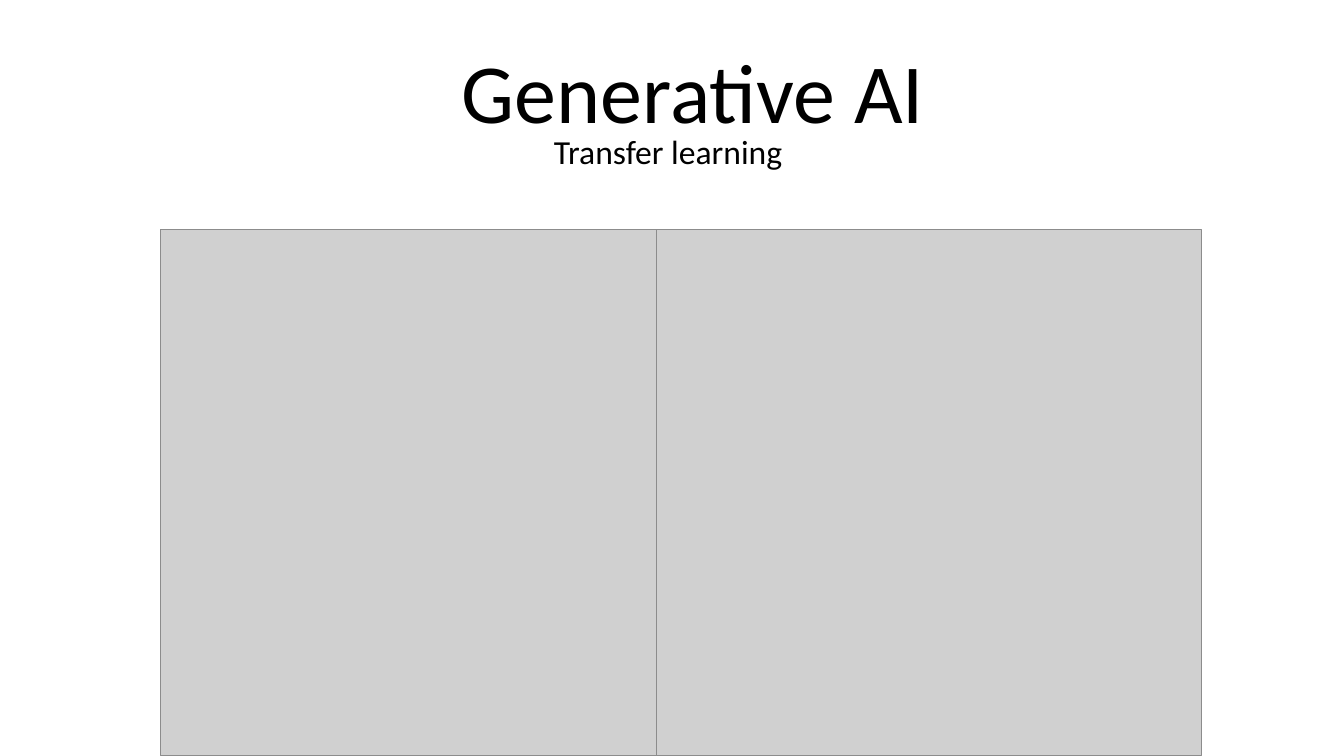
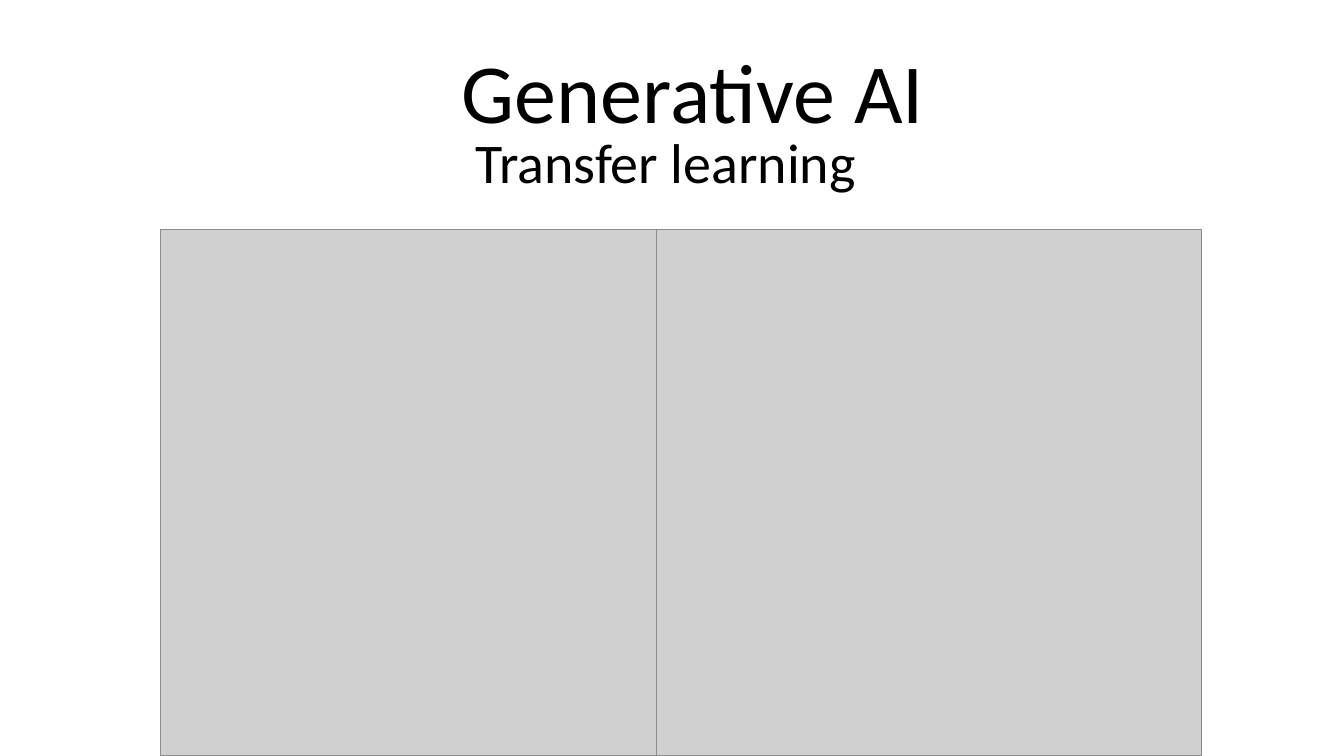
Before and after one commit to motazsaad/NLP-Theresa, a slide deck: slide 1 of slides/LLMs/08 Transfer learning (finetunning).pptx. Drawn at 1344x756 pixels with LibreOffice and Linux fonts; fonts in the diff are those of the drawing; grey boxes stand for pictures. Boxes give left, top, right and bottom in pixels: in the first picture for what was removed or moved away, otherwise in the second. Text is boxed around its words. In the diff, an @@ line names an element or a change of style, - is before the commit and + after.

```diff
--- a/slides/LLMs/08 Transfer learning (finetunning).pptx
+++ b/slides/LLMs/08 Transfer learning (finetunning).pptx
@@ subtitle "Transfer learning" at <box>476,144,856,193</box>: size 24 to 40 pt @@
```
Also in this commit, not shown: 5 other slides changed, 2 slides added, 1 other file.
